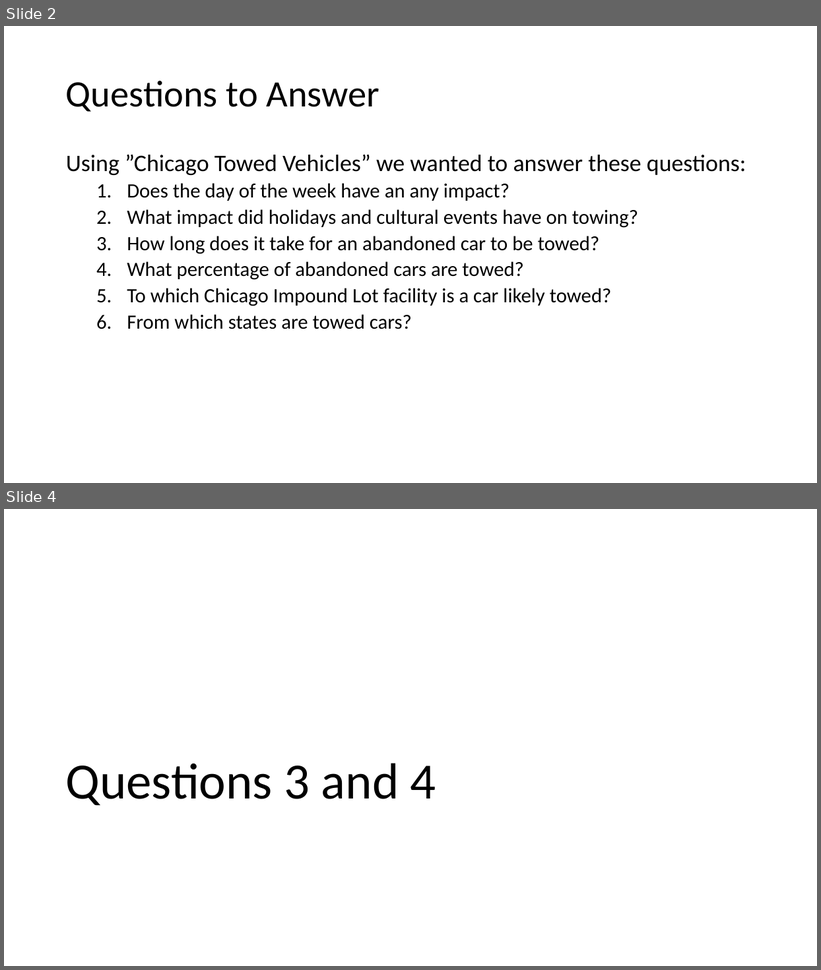
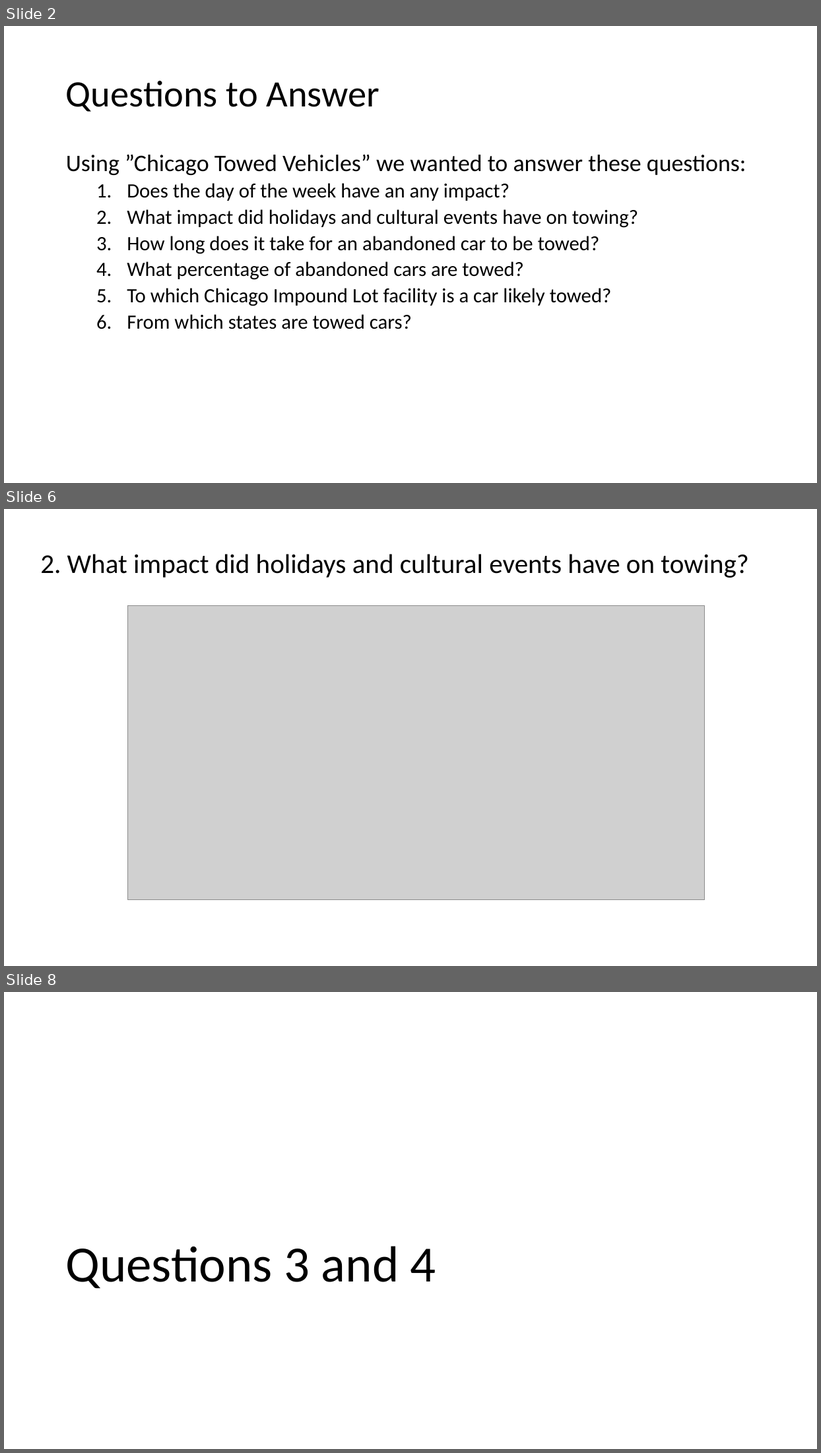
Before and after one commit to yegeyang/Project_1, a slide deck: Project1.pptx. Shown one above the other, each under a label of ours: slides 2 and 4 before the commit, slides 2, 6 and 8 after it; the slides between them are not shown. The pictures are 821x970 and 821x1453 pixels, drawn with LibreOffice and Linux fonts; fonts in the diff are those of the drawing; grey boxes stand for pictures. Boxes give left, top, right and bottom in pixels: in the first picture for what was removed or moved away, otherwise in the second. Text is boxed around its words. In the diff, an @@ line names an element or a change of style, - is before the commit and + after.

```diff
--- a/Project1.pptx
+++ b/Project1.pptx
@@ slide 6 added at (x1=4, y1=509, x2=817, y2=966), background #FFFFFF @@
@@ text added at (x1=40, y1=554, x2=749, y2=578), 32 pt, text #000000 @@
+  2. What impact did holidays and cultural events have on towing?
@@ picture added at (x1=128, y1=606, x2=705, y2=900) @@
@@ what was slide 4 is now slide 8 @@
```
Also in this commit, not shown: 1 slide changed, 4 other slides added, 1 slide removed, 4 other files.
